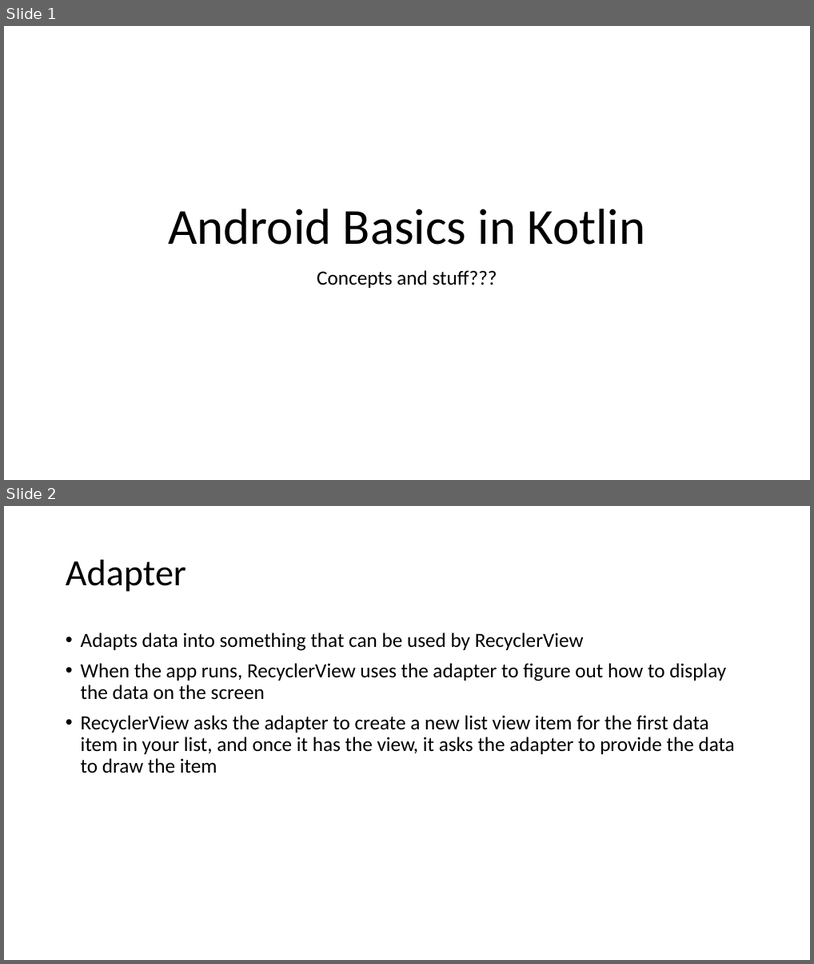
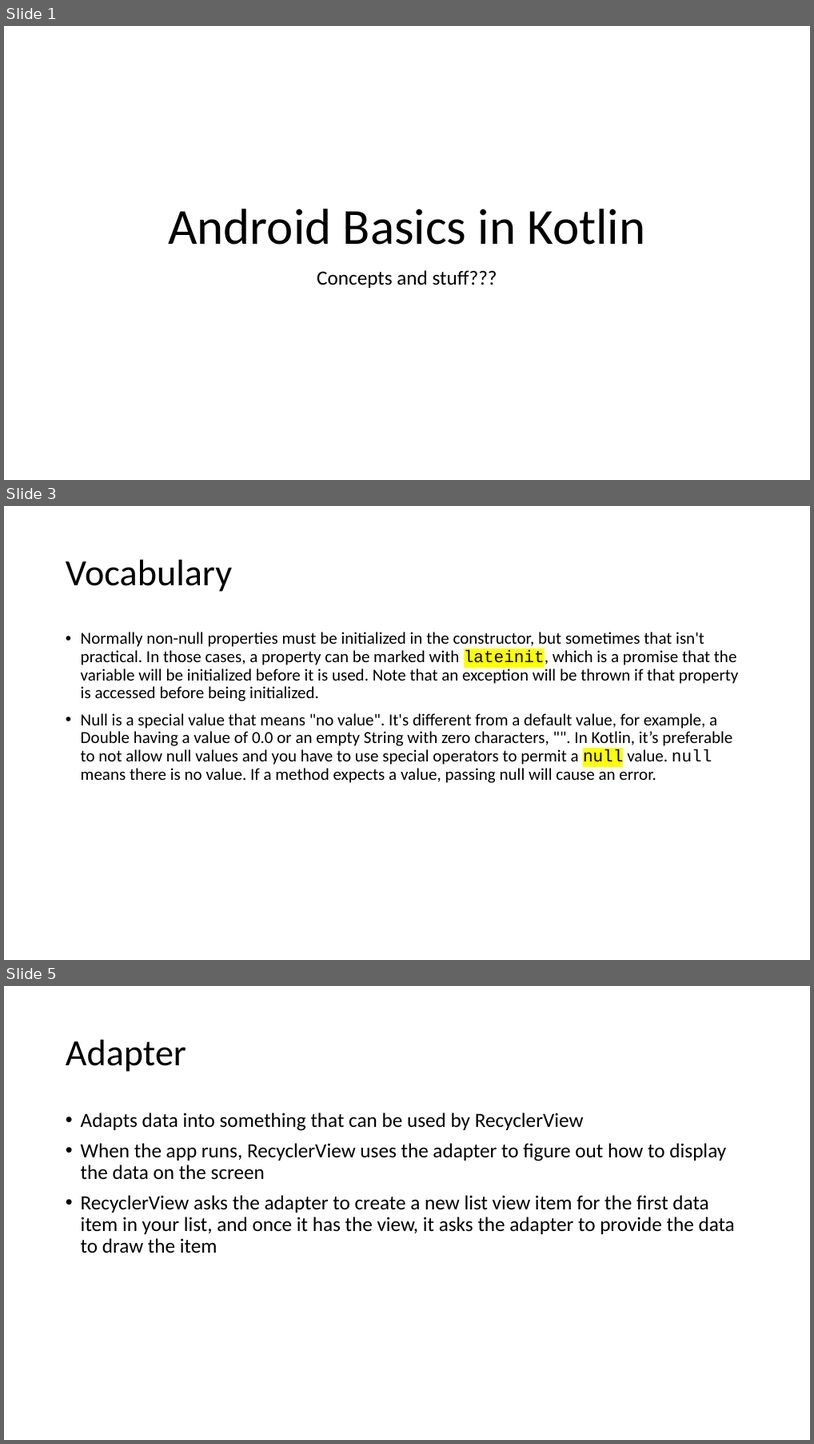
Before and after one commit to joellecorliss/Associate-Android-Developer, a slide deck: Android Basics in Kotlin.pptx. Shown one above the other, each under a label of ours: slides 1 and 2 before the commit, slides 1, 3 and 5 after it; the slides between them are not shown. The pictures are 814x964 and 814x1444 pixels, drawn with LibreOffice and Linux fonts; fonts in the diff are those of the drawing. Boxes give left, top, right and bottom in pixels: in the first picture for what was removed or moved away, otherwise in the second. Text is boxed around its words. In the diff, an @@ line names an element or a change of style, - is before the commit and + after.

```diff
--- a/Android Basics in Kotlin.pptx
+++ b/Android Basics in Kotlin.pptx
@@ slide 3 added at bbox=[4, 506, 810, 960], background #FFFFFF @@
@@ title added at bbox=[66, 560, 232, 592], 44 pt, text #000000 @@
+Vocabulary
@@ text added at bbox=[81, 632, 738, 783], 20 pt, text #000000 @@
+• Normally non-null properties must be initialized in the constructor, but sometimes that isn't practical. In those cases, a property can be marked with lateinit, which is a promise that the variable will be initialized before it is used. Note that an exception will be thrown if that property is accessed before being initialized.
+• Null is a special value that means "no value". It's different from a default value, for example, a Double having a value of 0.0 or an empty String with zero characters, "". In Kotlin, it’s preferable to not allow null values and you have to use special operators to permit a null value. null means there is no value. If a method expects a value, passing null will cause an error.
@@ what was slide 2 is now slide 5 @@
```
Also in this commit, not shown: 1 slide changed, 2 other slides added.
